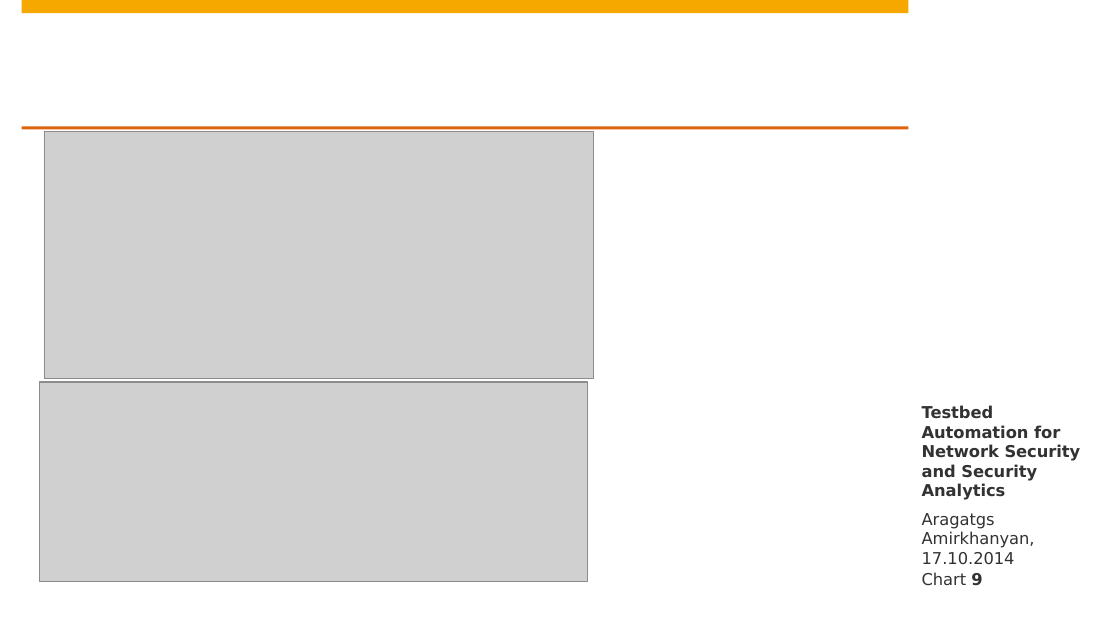
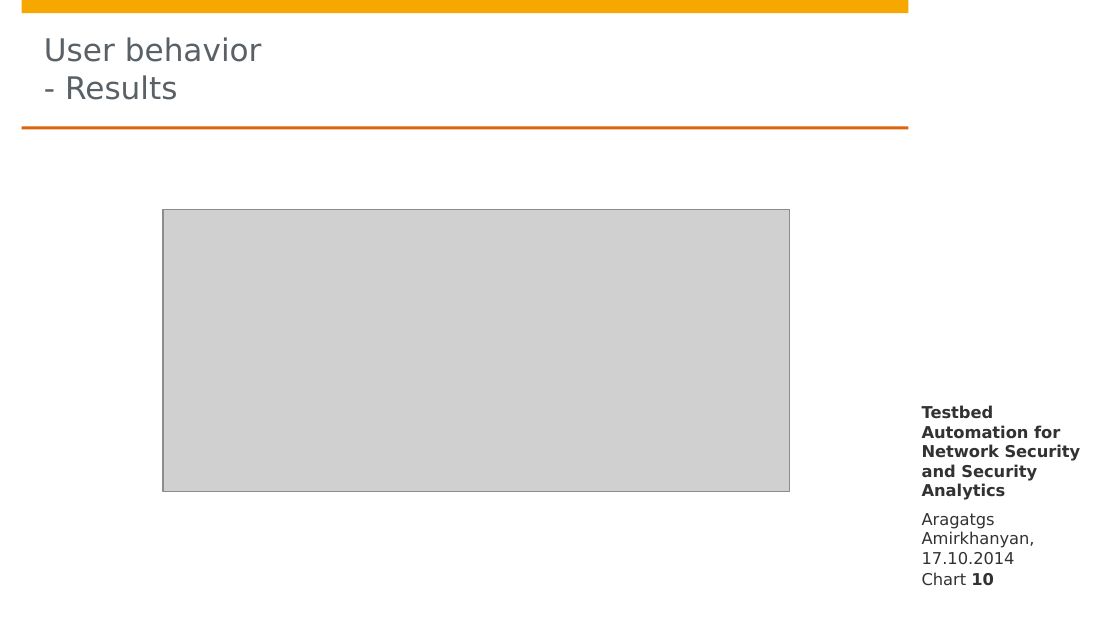
Before and after one commit to aragats/HPI, a slide deck: slide 10 of Research School/Retreat/Fall 2014/retreat draft 4/Aragats_Amirkhanyan_Fall_Retreat_2014.pptx (slide 9 before the commit). Drawn at 1120x630 pixels with LibreOffice and Linux fonts; fonts in the diff are those of the drawing; grey boxes stand for pictures; background and template pictures are left out. Boxes give left, top, right and bottom in pixels: in the first picture for what was removed or moved away, otherwise in the second. Text is boxed around its words. In the diff, an @@ line names an element or a change of style, - is before the commit and + after.

```diff
--- a/Research School/Retreat/Fall 2014/retreat draft 4/Aragats_Amirkhanyan_Fall_Retreat_2014.pptx
+++ b/Research School/Retreat/Fall 2014/retreat draft 4/Aragats_Amirkhanyan_Fall_Retreat_2014.pptx
@@ title added at (44, 37, 262, 100), 20 pt, text #5A6166 @@
+User behavior
+- Results
@@ picture: place and size @@
-picture at (45, 132, 594, 379)
+picture at (164, 209, 791, 492)
@@ picture removed at (39, 382, 587, 581) @@
@@ page number at (922, 572, 994, 586): text changed @@
-Chart 9
+Chart 10
```
Also in this commit, not shown: 4 other slides changed, 6 slides removed, 1 other file.
